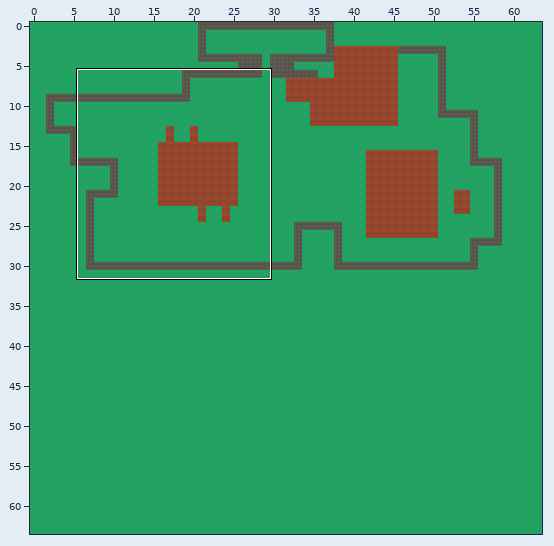
Tiled map, stored at assets/tiled/mapFarm.tmx. The first picture is a wide view before the edit; the outline marks the close-up.
Close-up. Before the edit:
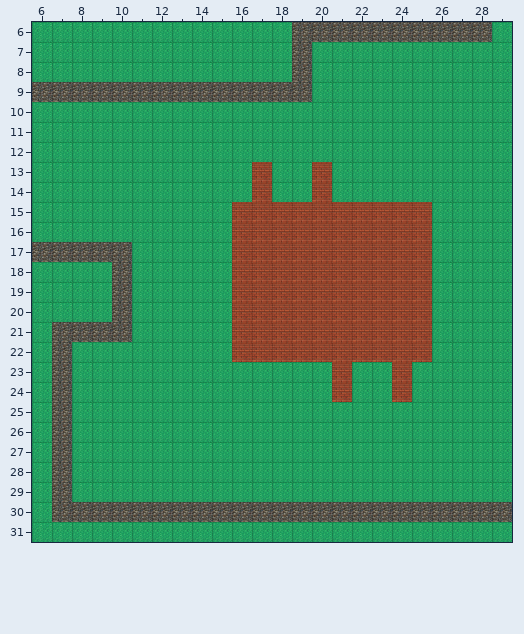
Cells are 64x64 px. Shown: x 6..29, y 6..31. The commit also changed other parts of the map, which this record leaves out.
After the commit:
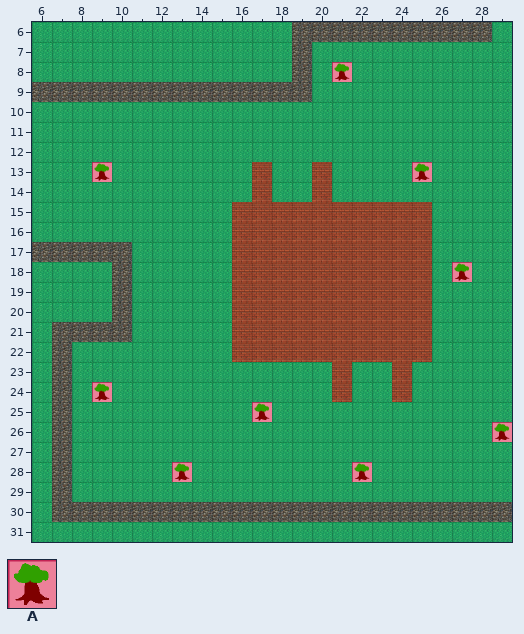
Key: from "tileset": A 10.
_ is an empty cell, . an unchanged one.
The exact change:
--- layer "walls"
@@ x 21..21 @@
- 8 _
+ 8 A
@@ x 9..25 @@
-13 _..............._
+13 A...............A
@@ x 27..27 @@
-18 _
+18 A
@@ x 9..29 @@
-24 _....................
-25 ........_............
-26 ...................._
+24 A....................
+25 ........A............
+26 ....................A
@@ x 13..22 @@
-28 _........_
+28 A........A
